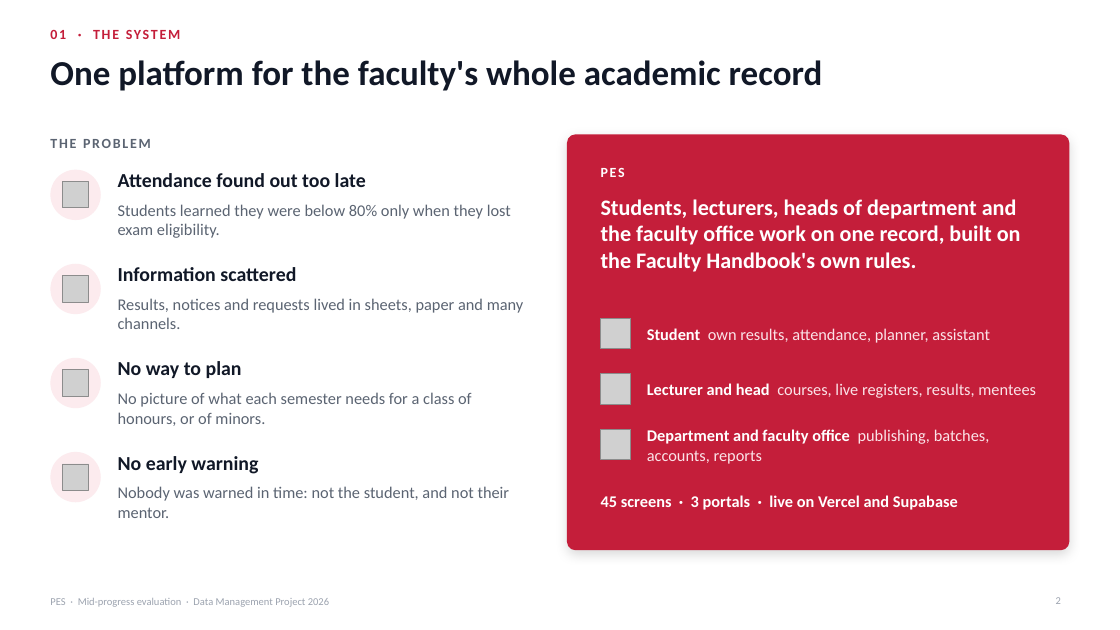
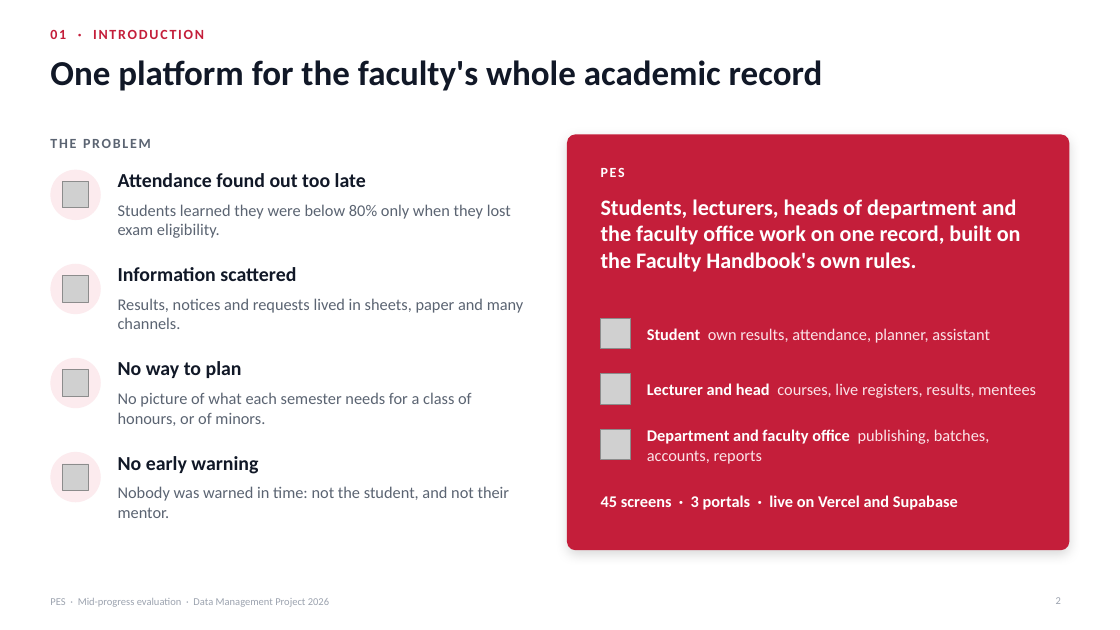
Before and after one commit to Senadheera-eng/Performance-Evaluation-System, a slide deck: slide 2 of presentations/PES_Mid_Progress_Evaluation.pptx. Drawn at 1120x630 pixels with LibreOffice and Linux fonts; fonts in the diff are those of the drawing; grey boxes stand for pictures. Boxes give left, top, right and bottom in pixels: in the first picture for what was removed or moved away, otherwise in the second. Text is boxed around its words. In the diff, an @@ line names an element or a change of style, - is before the commit and + after.

```diff
--- a/presentations/PES_Mid_Progress_Evaluation.pptx
+++ b/presentations/PES_Mid_Progress_Evaluation.pptx
@@ text at [50,30,204,39]: text changed @@
-01 · THE SYSTEM
+01 · INTRODUCTION
```
Also in this commit, not shown: 7 other slides changed, 4 slides added.
